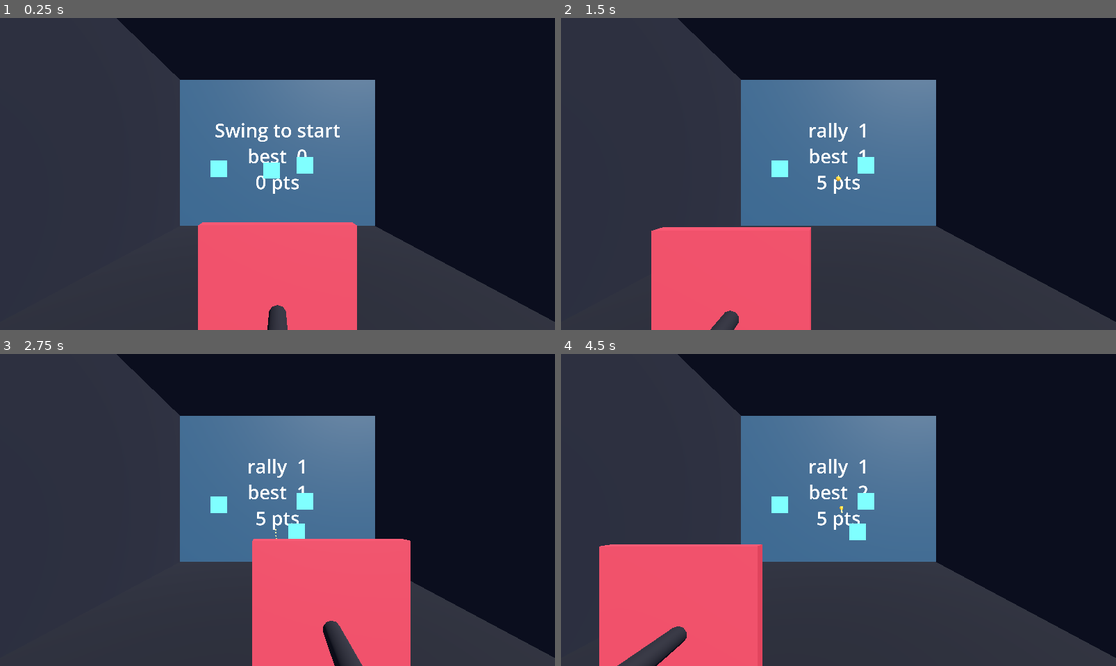
Above: before the commit, frames 1-4 (two rows, left to right).
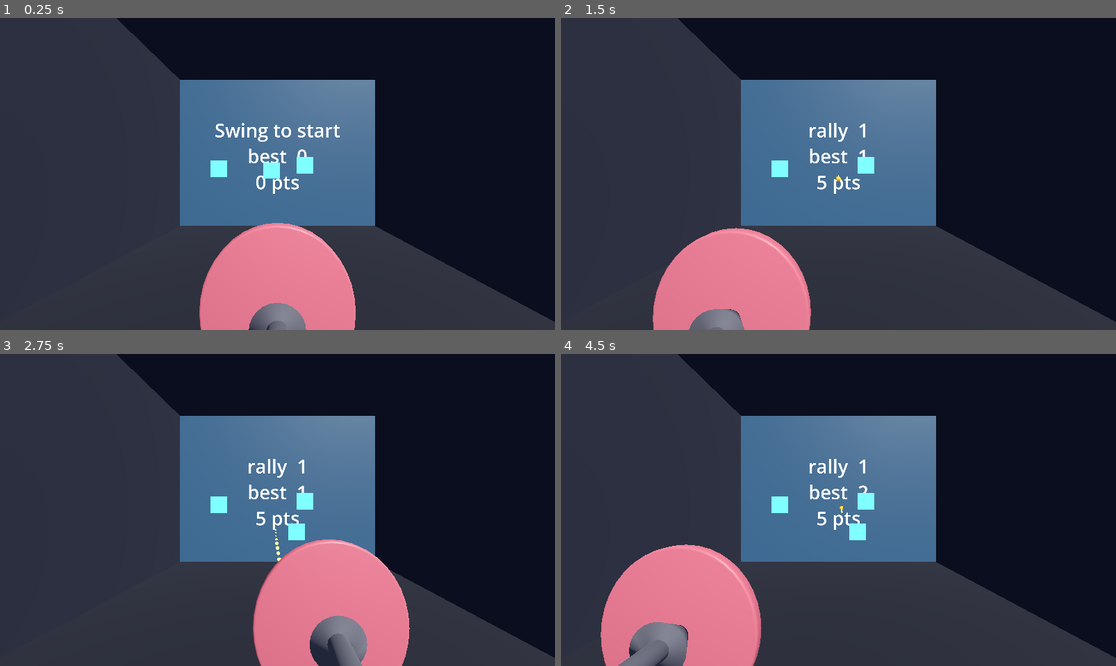
Above: after the commit, the same moments.

Repository: cascadiacollections/paddlequest
Game: Godot game, scene res://scenes/main.tscn
Same seed, same stepped clock (60 frames per second), same inputs: the game is played once before the commit and once after it.
Inputs (mouse positions are in pixels of both pictures, inside the frame that each line leads up to):
- Up to frame 1 (0.25 s): no input
- Up to frame 2 (1.5 s): tap Enter (ui_accept) at 0.5, 0.77 s; move the mouse to (866, 174) at 0.52 s; hold Up (ui_up) from 0.53 s (still down); move the mouse to (810, 174) at 1.27 s
- Up to frame 3 (2.75 s): keep holding Up (ui_up); tap Enter (ui_accept) at 1.52 s; move the mouse to (288, 503) at 2.02 s
- Up to frame 4 (4.5 s): keep holding Up (ui_up); tap Enter (ui_accept) at 2.75, 3.02, 3.5, 3.77, 4.25 s; move the mouse to (832, 516) at 2.77 s; move the mouse to (877, 513) at 3.52 s; move the mouse to (794, 506) at 4.27 s

The runs differ from the first frame. In frame 1, 9.9% of the frame differs, in the area x 35-65%, y 65-100%; in frame 2, 9.5%; in frame 3, 12%, in the area x 45-74%, y 59-100%; in frame 4, 11%.

Commit message:
Generate the paddle mesh with Blender instead of primitives
assets/paddle.glb replaces the box-and-cylinder placeholder: a bevelled
blade, a throat easing into the grip, and a flared butt that gives you a
cue for where your hand sits relative to the face. 1324 tris.

The mesh is generated headlessly from tools/make_paddle.py rather than
committed as an opaque binary somebody has to open a GUI to change, so
`just paddle` reproduces it and the shape reviews as a diff.

Axis mapping is the part worth care: Blender is Z-up, glTF and Godot are
Y-up, and the exporter maps Blender (X, Y, Z) to glTF (X, Z, -Y). The
blade is modelled thin along Blender Y so its face normal lands on Godot
Z, with the handle along -Y to reach the hand at +Z. Checked by loading
the export and asserting its AABB rather than trusting the reasoning.

Collision remains a box; a convex hull would include the grip and bounce
the ball off the handle.

Co-Authored-By: Claude Opus 5 (1M context) <noreply@anthropic.com>

Diff:
--- a/scenes/main.tscn
+++ b/scenes/main.tscn
@@ -6,6 +6,7 @@
 [ext_resource type="AudioStream" path="res://audio/bonk.wav" id="4_bonk"]
 [ext_resource type="Script" path="res://scripts/locomotion.gd" id="5_locomotion"]
 [ext_resource type="Script" path="res://scripts/targets.gd" id="6_targets"]
+[ext_resource type="PackedScene" path="res://assets/paddle.glb" id="7_paddlemesh"]
 
 [sub_resource type="Environment" id="Env_court"]
 background_mode = 1
@@ -34,17 +35,6 @@
 emission_energy_multiplier = 0.6
 roughness = 0.4
 
-[sub_resource type="StandardMaterial3D" id="Mat_paddle"]
-albedo_color = Color(0.9, 0.26, 0.32, 1)
-emission_enabled = true
-emission = Color(0.8, 0.15, 0.2, 1)
-emission_energy_multiplier = 0.45
-roughness = 0.5
-
-[sub_resource type="StandardMaterial3D" id="Mat_handle"]
-albedo_color = Color(0.16, 0.16, 0.19, 1)
-roughness = 0.7
-
 [sub_resource type="BoxMesh" id="Mesh_floor"]
 size = Vector3(6, 0.2, 9)
 
@@ -63,18 +53,8 @@
 [sub_resource type="BoxShape3D" id="Shape_end"]
 size = Vector3(6, 4.5, 0.2)
 
-[sub_resource type="BoxMesh" id="Mesh_paddle"]
-size = Vector3(0.34, 0.38, 0.028)
-
 [sub_resource type="BoxShape3D" id="Shape_paddle"]
 size = Vector3(0.34, 0.38, 0.028)
-
-[sub_resource type="CylinderMesh" id="Mesh_handle"]
-top_radius = 0.019
-bottom_radius = 0.022
-height = 0.16
-radial_segments = 10
-rings = 1
 
 [sub_resource type="SphereMesh" id="Mesh_ball"]
 radius = 0.06
@@ -220,14 +200,7 @@
 script = ExtResource("2_paddle")
 controller_path = NodePath("../XROrigin3D/RightHand")
 
-[node name="Mesh" type="MeshInstance3D" parent="Paddle"]
-mesh = SubResource("Mesh_paddle")
-surface_material_override/0 = SubResource("Mat_paddle")
-
-[node name="Handle" type="MeshInstance3D" parent="Paddle"]
-transform = Transform3D(1, 0, 0, 0, 0, 1, 0, -1, 0, 0, 0, 0.09)
-mesh = SubResource("Mesh_handle")
-surface_material_override/0 = SubResource("Mat_handle")
+[node name="Mesh" parent="Paddle" instance=ExtResource("7_paddlemesh")]
 
 [node name="Collision" type="CollisionShape3D" parent="Paddle"]
 shape = SubResource("Shape_paddle")
--- a/scripts/xr_boot.gd
+++ b/scripts/xr_boot.gd
@@ -6,16 +6,11 @@
 ## capping if a scene ever gets heavy enough to miss frames.
 const MAX_REFRESH_RATE := 0.0
 
-## Fixed foveated rendering: shade the periphery at lower resolution. On a
-## tiled mobile GPU this is close to free performance, and at level 2 with
-## dynamic adjustment it is not noticeable in normal play.
-const FOVEATION_LEVEL := 0
-const FOVEATION_DYNAMIC := true
-
-## Supersampling of the eye render targets. 1.0 is the runtime's recommendation;
-## this scene has enough headroom on an Adreno 650 to push past it for a
-## sharper image.
-const RENDER_SCALE := 1.0
+## Foveation is configured through xr/openxr/foveation_level and
+## foveation_dynamic in project.godot, not from here. Both feed session and
+## swapchain setup, so the engine has to apply them during initialisation;
+## setting them afterwards from session_begun left the headset rendering
+## nothing at all while audio carried on.
 
 
 ## Brings up the OpenXR interface.
@@ -48,14 +43,7 @@
 
 static func _tune_session(openxr: OpenXRInterface) -> void:
 	_use_fastest_refresh_rate(openxr)
-
-	openxr.foveation_level = FOVEATION_LEVEL
-	openxr.foveation_dynamic = FOVEATION_DYNAMIC
-	# Subsampled images and the render scale both feed swapchain creation, so
-	# they are only applied if asked for; setting them from session_begun is
-	# already too late for the swapchain and blanked the view.
-	if RENDER_SCALE != 1.0:
-		openxr.render_target_size_multiplier = RENDER_SCALE
+	# Reported, not assigned: these come from project.godot.
 	print("OpenXR: foveation=%d dynamic=%s render_scale=%.2f" % [
 		openxr.foveation_level, openxr.foveation_dynamic,
 		openxr.render_target_size_multiplier,
Binary file added: assets/paddle.glb
Not shown, added: assets/paddle.glb.import
Not shown: 1 places in scenes/main.tscn that only renumber resources
Not shown, added: test/test_project_settings.gd.uid
